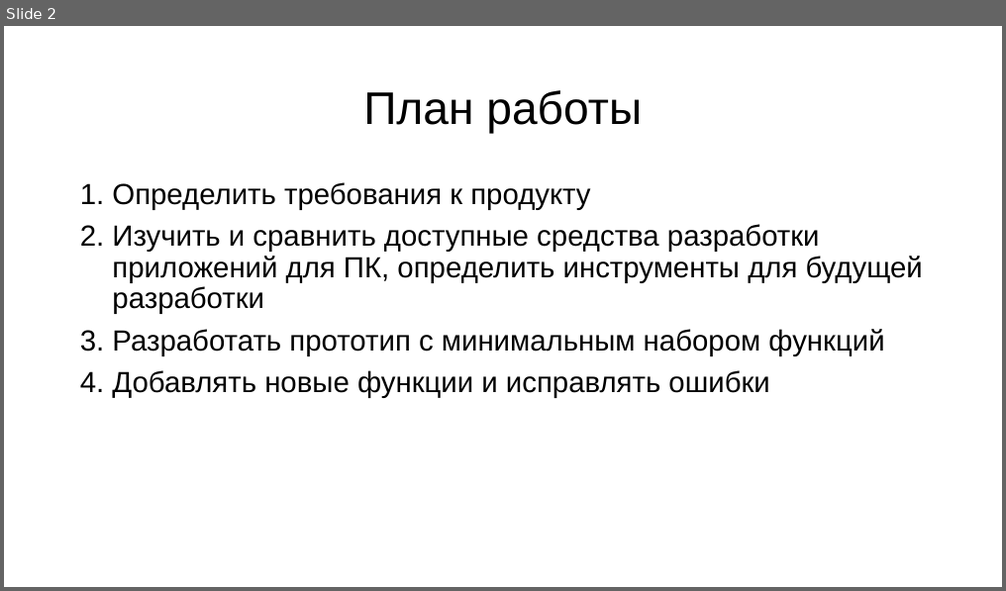
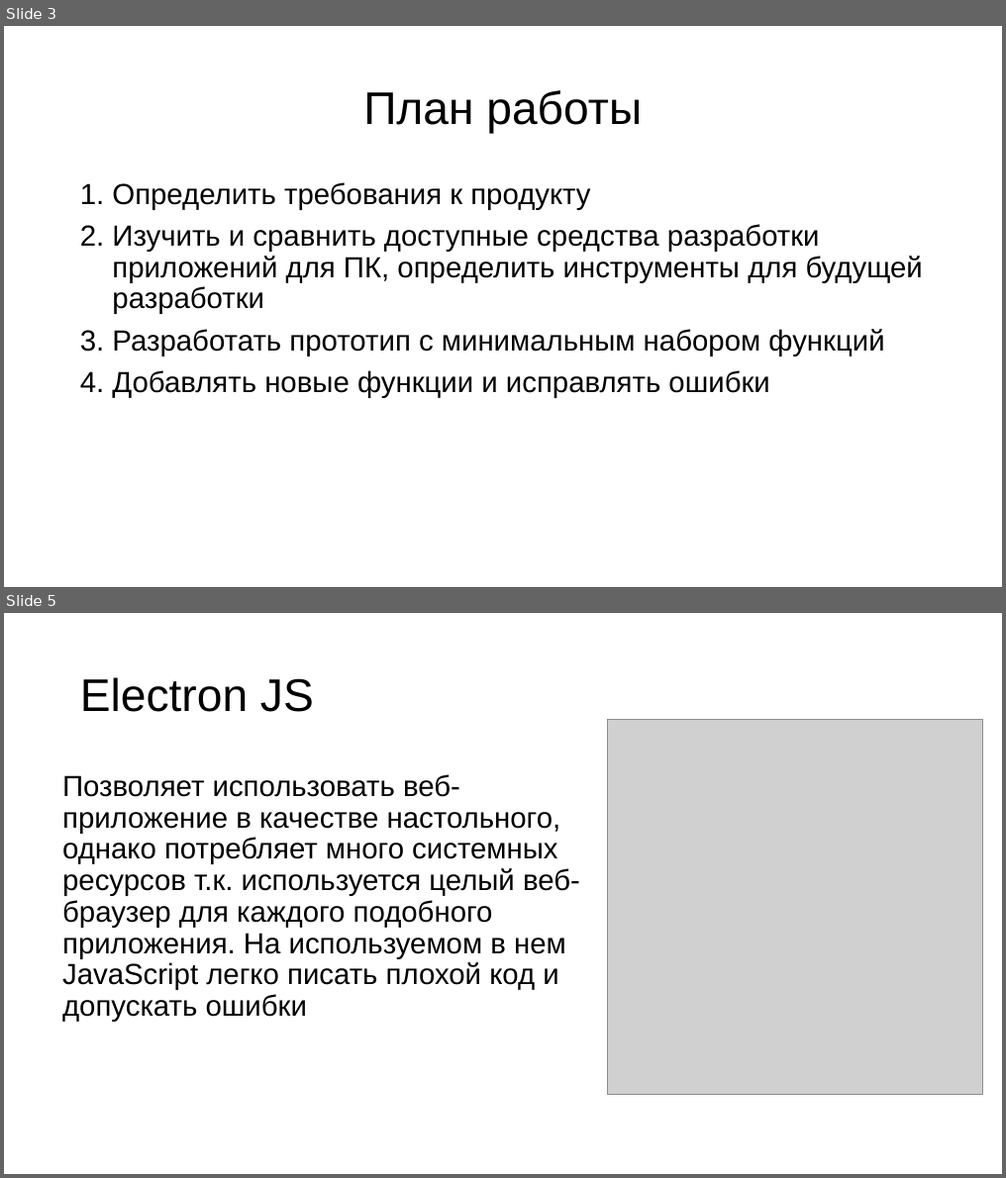
Before and after one commit to ShinyZero0/project, a slide deck: Melnik-Pavel-11A.pptx. Shown one above the other, each under a label of ours: slide 2 before the commit, slides 3 and 5 after it; the slides between them are not shown. The pictures are 1006x591 and 1006x1178 pixels, drawn with LibreOffice and Linux fonts; fonts in the diff are those of the drawing; grey boxes stand for pictures. Boxes give left, top, right and bottom in pixels: in the first picture for what was removed or moved away, otherwise in the second. Text is boxed around its words. In the diff, an @@ line names an element or a change of style, - is before the commit and + after.

```diff
--- a/Melnik-Pavel-11A.pptx
+++ b/Melnik-Pavel-11A.pptx
@@ slide 5 added at [4, 613, 1002, 1174], background #FFFFFF @@
@@ title added at [80, 677, 314, 712], 44 pt, text #000000 @@
+Electron JS
@@ picture added at [607, 719, 982, 1094] @@
@@ text added at [62, 774, 580, 1022], 28 pt, text #000000 @@
+Позволяет использовать веб-приложение в качестве настольного, однако потребляет много системных ресурсов т.к. используется целый веб-браузер для каждого подобного приложения. На используемом в нем JavaScript легко писать плохой код и допускать ошибки
@@ what was slide 2 is now slide 3 @@
```
Also in this commit, not shown: 4 slides changed, 11 other slides added.
